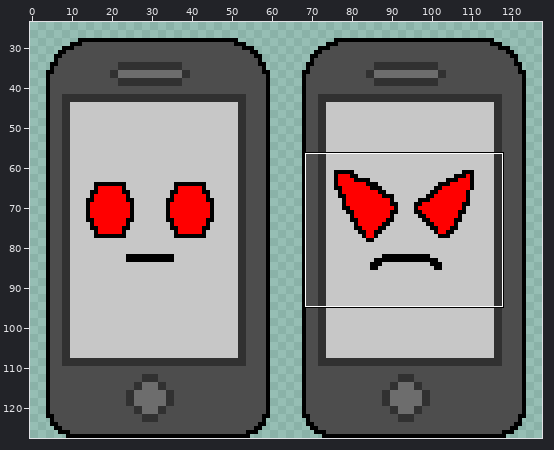
Sprite sheet: Assets/Sprites/Enemy/CellPhone.png. Above, an overview of the earlier version with the close-up marked.
Close-up. The starting point:
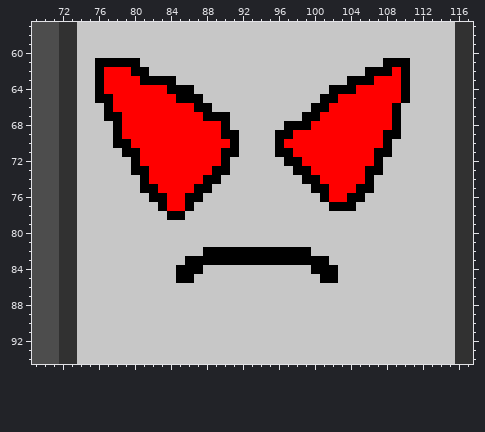
The file is 128x128 pixels. Shown: x 69..117, y 57..94. The wide view leaves out empty margins.
New version:
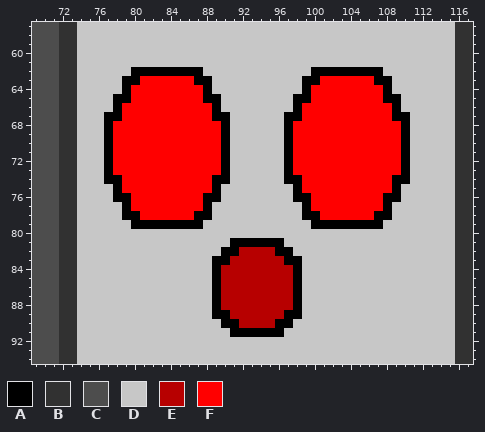
Palette (. is transparent): A #000000  B #313131  C #4d4d4d  D #c7c7c7  E #b70000  F #ff0000
Diff:
y 61: x 76..80 AAAAA -> DDDDD; x 108..110 AAA -> DDD
y 62: x 76..79 AFFF -> DDDD; x 82..87 DDDDDD -> AAAAAA; x 100..105 DDDDDD -> AAAAAA; x 108..110 AFA -> DDD
y 63: x 76..88 AFFFFAAAADDDD -> DDDAAFFFFFFAA; x 99..110 DDDDDAAAFFFA -> AAFFFFFFAADD
y 64: x 76..79 AFFF -> DDDA; x 84..88 AAADD -> FFFFA; x 99..104 DDDAAA -> AFFFFF; x 108..110 FFA -> ADD
y 65: x 76..79 AAFF -> DDAA; x 85..89 AAADD -> FFFAA; x 98..102 DDDAA -> AAFFF; x 108..110 FFA -> AAD
y 66: x 77..78 AF -> DA; x 87..89 AAD -> FFA; x 98..101 DDAA -> AFFF
y 67: x 88 A -> F; x 97..100 DDAA -> AAFF; x 110 D -> A
y 68: x 77..78 DA -> AF; x 98..99 AA -> FF; x 109..110 AD -> FA
y 69: x 77..78 DA -> AF; x 91 A -> D; x 96 A -> D; x 108..110 AAD -> FFA
y 70: x 77..79 DAA -> AFF; x 90..91 FA -> AD; x 96..97 AF -> DA; x 108..110 ADD -> FFA
y 71: x 77..80 DDAA -> AFFF; x 91 A -> D; x 96 A -> D; x 107..110 AADD -> FFFA
y 72: x 77..80 DDDA -> AFFF; x 98 A -> F; x 107..110 ADDD -> FFFA
y 73: x 77..81 DDDAA -> AFFFF; x 89 A -> F; x 97..99 DAA -> AFF; x 106..110 AADDD -> FFFFA
y 74: x 77..81 DDDDA -> AAFFF; x 88 A -> F; x 90 D -> A; x 97..100 DDAA -> AAFF; x 106..110 ADDDD -> FFFAA
y 75: x 78..82 DDDAA -> AFFFF; x 87..89 AAD -> FFA; x 98..101 DDAA -> AFFF; x 105..109 AADDD -> FFFFA
y 76: x 78..83 DDDDAA -> AAFFFF; x 86..89 AADD -> FFAA; x 98..101 DDDA -> AAFF; x 104..109 AADDDD -> FFFFAA
y 77: x 79..83 DDDDA -> AFFFF; x 86..88 ADD -> FFA; x 99..108 DDDAAADDDD -> AFFFFFFFFA
y 78: x 79..88 DDDDDAADDD -> AAFFFFFFAA; x 99..108 DDDDDDDDDD -> AAFFFFFFAA
y 79: x 80..87 DDDDDDDD -> AAAAAAAA; x 100..107 DDDDDDDD -> AAAAAAAA
y 81: x 91..96 DDDDDD -> AAAAAA
y 82: x 88..89 AA -> DD; x 92..95 AAAA -> EEEE; x 98..99 AA -> DD
y 83: x 86..88 AAA -> DDD; x 91..96 AAAAAA -> EEEEEE; x 99..101 AAA -> DDD
y 84: x 85..87 AAA -> DDD; x 89..98 DDDDDDDDDD -> AEEEEEEEEA; x 100..102 AAA -> DDD
y 85: x 85..86 AA -> DD; x 89..98 DDDDDDDDDD -> AEEEEEEEEA; x 101..102 AA -> DD
y 86..88: x 89..98 DDDDDDDDDD -> AEEEEEEEEA
y 89: x 89..98 DDDDDDDDDD -> AAEEEEEEAA
y 90: x 90..97 DDDDDDDD -> AAEEEEAA
y 91: x 91..96 DDDDDD -> AAAAAA
